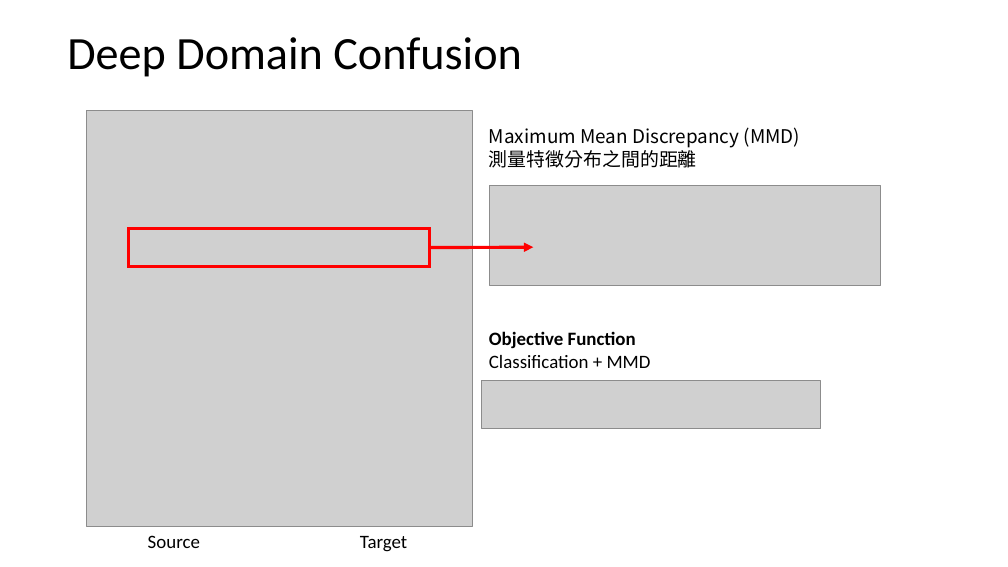
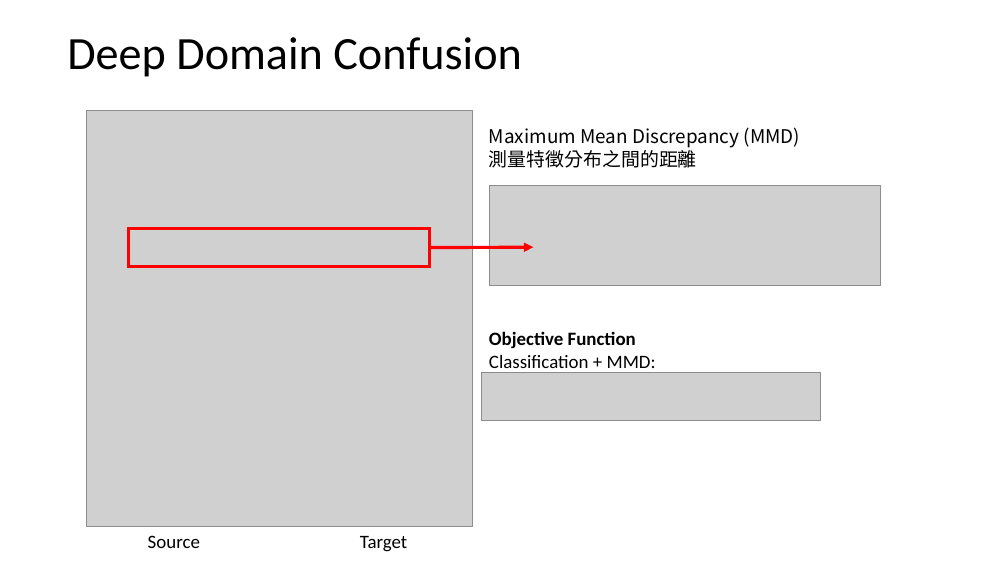
Before and after one commit to alicebook12220/yolov4_python, a slide deck: slide 9 of DA.pptx. Drawn at 1008x567 pixels with LibreOffice and Linux fonts; fonts in the diff are those of the drawing; grey boxes stand for pictures. Boxes give left, top, right and bottom in pixels: in the first picture for what was removed or moved away, otherwise in the second. Text is boxed around its words. In the diff, an @@ line names an element or a change of style, - is before the commit and + after.

```diff
--- a/DA.pptx
+++ b/DA.pptx
@@ text at <box>489,355,656,373</box>: text changed @@
-Classification + MMD
+Classification + MMD:
@@ picture: place and size @@
-picture at <box>482,380,820,429</box>
+picture at <box>482,372,820,420</box>
```
Also in this commit, not shown: 12 other slides changed, 4 slides added.
